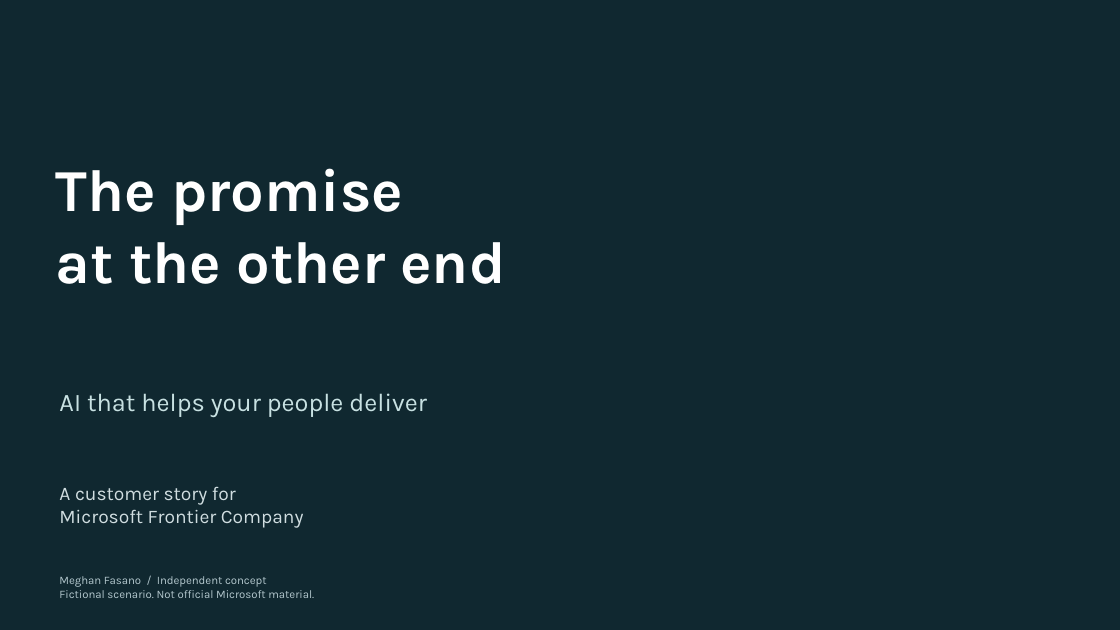
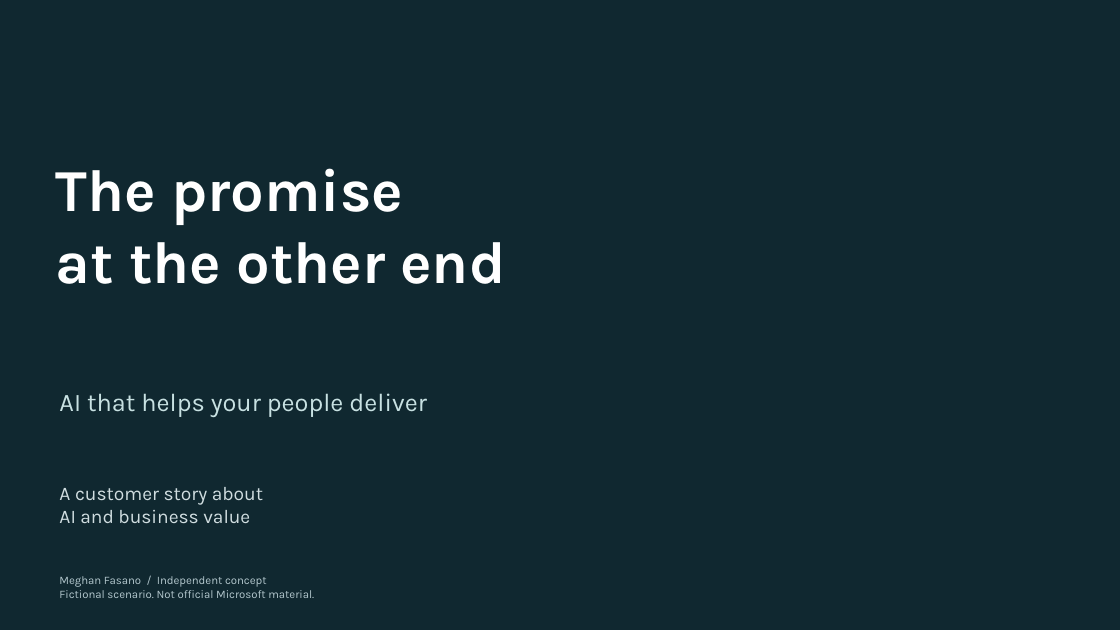
Before and after one commit to meobrien22/Meghan_Microsoft_Frontier_Portfolio, a slide deck: slide 1 of decks/frontier-customer/The-Promise-at-the-Other-End.pptx. Drawn at 1120x630 pixels with LibreOffice and Linux fonts; fonts in the diff are those of the drawing; background and template pictures are left out. Boxes give left, top, right and bottom in pixels: in the first picture for what was removed or moved away, otherwise in the second. Text is boxed around its words. In the diff, an @@ line names an element or a change of style, - is before the commit and + after.

Commit message:
Remove Frontier branding from customer story deck

```diff
--- a/decks/frontier-customer/The-Promise-at-the-Other-End.pptx
+++ b/decks/frontier-customer/The-Promise-at-the-Other-End.pptx
@@ text at (59,487,263,523): text changed @@
-A customer story for
-Microsoft Frontier Company
+A customer story about
+AI and business value
```
Also in this commit, not shown: 1 other slide changed, 7 other files.
